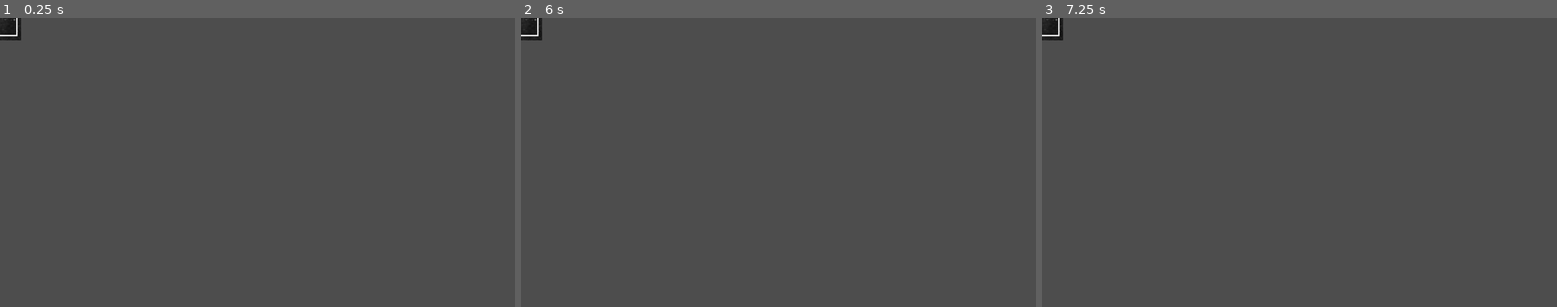
Above: before the commit, frames 1-3 (left to right).
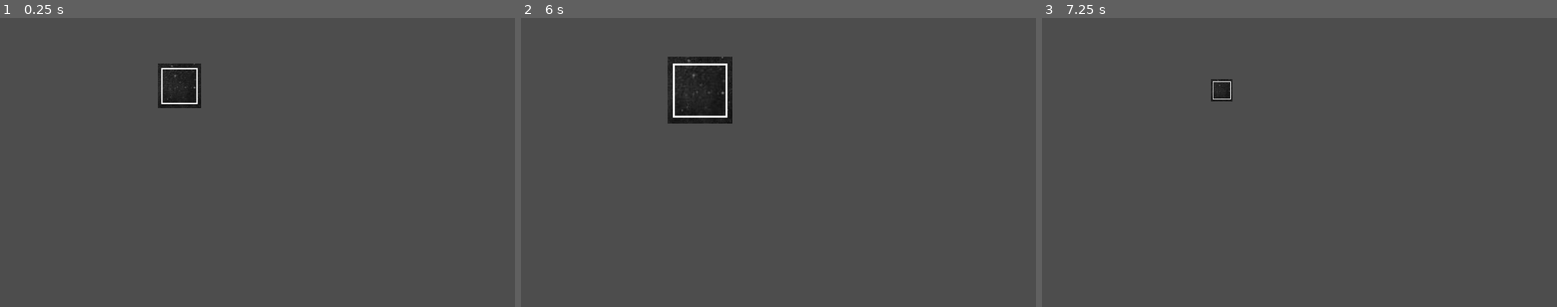
Above: after the commit, the same moments.

Repository: Schipwreck/GMTK-GameJam-2024
Game: Godot game, scene res://Scenes/IG-testing/drag_drop.tscn
Two runs of this game, one before a commit and one after it. Both use one fixed random seed, a clock stepped at 60 frames per second and the inputs below. This scene is started directly instead of the project's main scene.
Inputs (mouse positions are in pixels of both pictures, inside the frame that each line leads up to):
- Up to frame 1 (0.25 s): no input
- Up to frame 2 (6 s): tap Enter at 0.5, 2, 3.5 s; move the mouse to (891, 148) at 0.52 s; hold E (biggerRay) 0.53-1.28 s; click (891, 148) at 0.67 s; tap S (shrinkRay) at 0.8, 1.35, 2.3 s; tap Space at 1.25, 2.75, 4.25 s; move the mouse to (675, 176) at 1.27 s; click (675, 176) at 1.42 s; tap E (biggerRay) at 1.55, 3.05, 4.35, 5.85 s; move the mouse to (830, 98) at 2.02 s; hold E (biggerRay) 2.03-2.78 s; click (830, 98) at 2.17 s; move the mouse to (752, 220) at 2.77 s; tap Q (defaultAgain) at 2.85 s; click (752, 220) at 2.92 s; move the mouse to (933, 205) at 3.52 s; hold S (shrinkRay) 3.53-4.28 s; click (933, 205) at 3.67 s; move the mouse to (624, 119) at 4.27 s; click (624, 119) at 4.42 s; move the mouse to (804, 162) at 5.02 s; hold S (shrinkRay) 5.03-5.78 s; click (804, 162) at 5.17 s; move the mouse to (701, 90) at 5.77 s; click (701, 90) at 5.92 s
- Up to frame 3 (7.25 s): move the mouse to (1412, 148) at 6.52 s; hold Q (defaultAgain) from 6.53 s (still down); click (1412, 148) at 6.67 s; tap S (shrinkRay) at 6.8 s

The runs differ from the first frame. In frame 1, 1.6% of the frame differs, in the area x 0-40%, y 0-32%; in frame 2, 3.1%, in the area x 0-42%, y 0-37%; in frame 3, 0.6%.

Commit message:
finally finished functionality for shrink/enlarge

Diff:
--- a/Scenes/IG-testing/drag_drop.tscn
+++ b/Scenes/IG-testing/drag_drop.tscn
@@ -7,6 +7,7 @@
 size = Vector2(99, 99)
 
 [node name="Node2D" type="Node2D"]
+position = Vector2(403, 152)
 script = ExtResource("1_n6gnu")
 
 [node name="Sprite2D" type="Sprite2D" parent="."]
@@ -17,7 +18,11 @@
 [node name="Area2D" type="Area2D" parent="."]
 
 [node name="CollisionShape2D" type="CollisionShape2D" parent="Area2D"]
-position = Vector2(-1.5, -0.5)
+z_index = 1
+position = Vector2(-2, 0)
 shape = SubResource("RectangleShape2D_m1rf8")
 
 [connection signal="input_event" from="Area2D" to="." method="_on_area_2d_input_event"]
+[connection signal="mouse_entered" from="Area2D" to="." method="_on_area_2d_mouse_entered"]
+[connection signal="mouse_shape_entered" from="Area2D" to="." method="_on_area_2d_mouse_shape_entered"]
+[connection signal="mouse_shape_exited" from="Area2D" to="." method="_on_area_2d_mouse_shape_exited"]
--- a/Scripts/IG-scripts/mouse_drag_drop.gd
+++ b/Scripts/IG-scripts/mouse_drag_drop.gd
@@ -1,13 +1,14 @@
 extends Node2D
 
 var selected = false
+var hovering = false
 
 func _ready() -> void:
 	pass # Replace with function body.
 
 
 # Called every frame. 'delta' is the elapsed time since the previous frame.
-func _process(delta: float) -> void:
+func _process(_delta: float) -> void:
 	if selected:
 		followMouse()
 
@@ -16,7 +17,7 @@
 	position = get_global_mouse_position()
 
 
-func _on_area_2d_input_event(viewport: Node, event: InputEvent, shape_idx: int) -> void:
+func _on_area_2d_input_event(_viewport: Node, event: InputEvent, _shape_idx: int) -> void:
 	if event is InputEventMouseButton and event.button_index == MOUSE_BUTTON_LEFT:
 		#mouse left click pressed
 		if event.pressed:
@@ -24,3 +25,17 @@
 		#mouse left click released
 		else:
 			selected = false
+
+func _input(event):
+	#press S to shrink while moused over object
+	if event.is_action_pressed("shrinkRay") and hovering == true:
+		print("Entered small state")
+		self.scale = Vector2(0.5, 0.5)
+	#press E to enlarge while moused over object
+	elif event.is_action_pressed("biggerRay") and hovering == true:
+		self.scale = Vector2(1.5,1.5)
+
+
+func _on_area_2d_mouse_shape_entered(shape_idx: int) -> void:
+	hovering = true
+	print(hovering)
